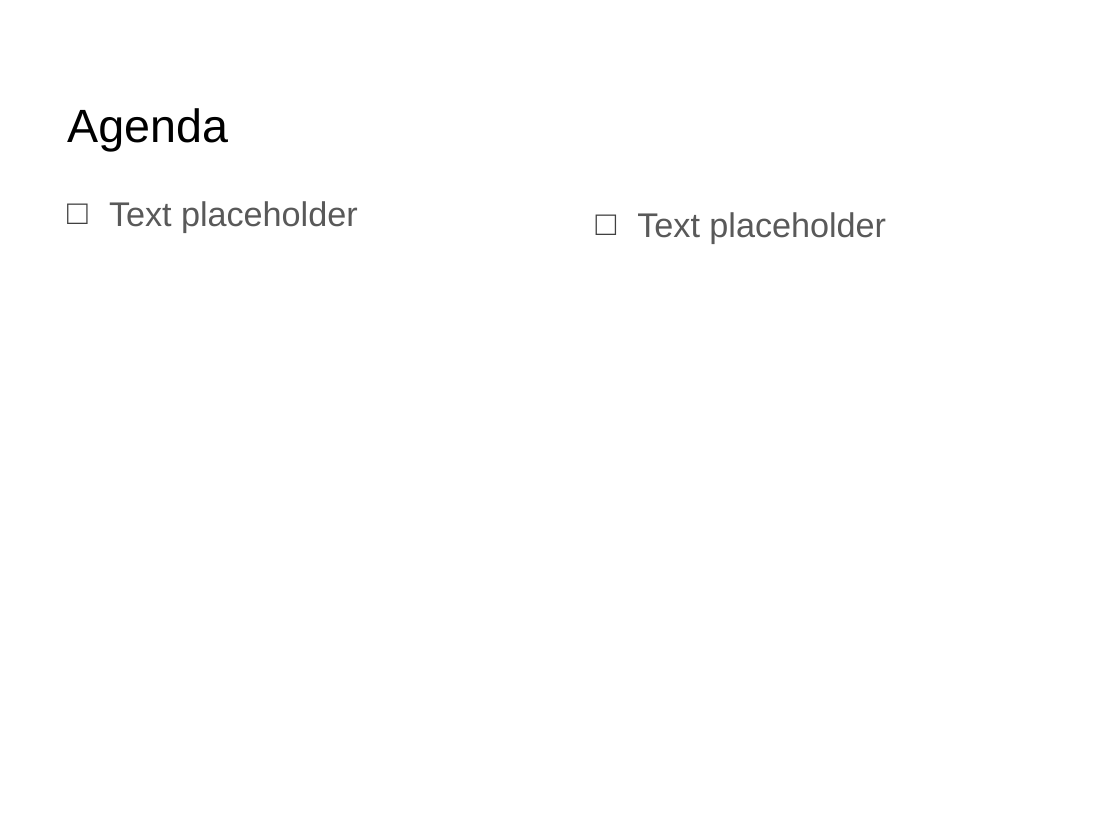
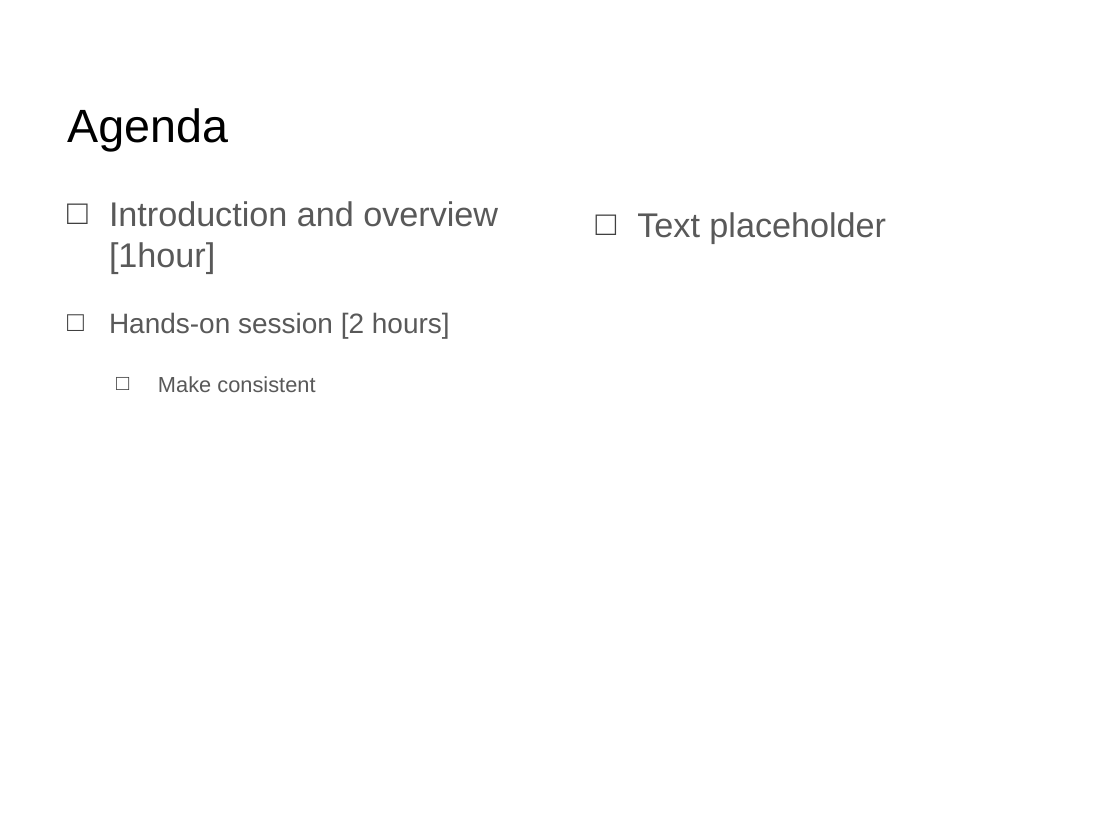
Before and after one commit to saga-project/presentations, a slide deck: slide 2 of Tutorials/2013-XSEDE-BigJob/BigJob-XSEDE-2013.pptx. Drawn at 1120x840 pixels with LibreOffice and Linux fonts; fonts in the diff are those of the drawing; background and template pictures are left out. Boxes give left, top, right and bottom in pixels: in the first picture for what was removed or moved away, otherwise in the second. Text is boxed around its words. In the diff, an @@ line names an element or a change of style, - is before the commit and + after.

```diff
--- a/Tutorials/2013-XSEDE-BigJob/BigJob-XSEDE-2013.pptx
+++ b/Tutorials/2013-XSEDE-BigJob/BigJob-XSEDE-2013.pptx
@@ text at box(109, 201, 498, 392): text changed @@
-□ Text placeholder
+□ Introduction and overview [1hour]
+□ Hands-on session [2 hours]
+  □ Make consistent
```
Also in this commit, not shown: 1 other file.
